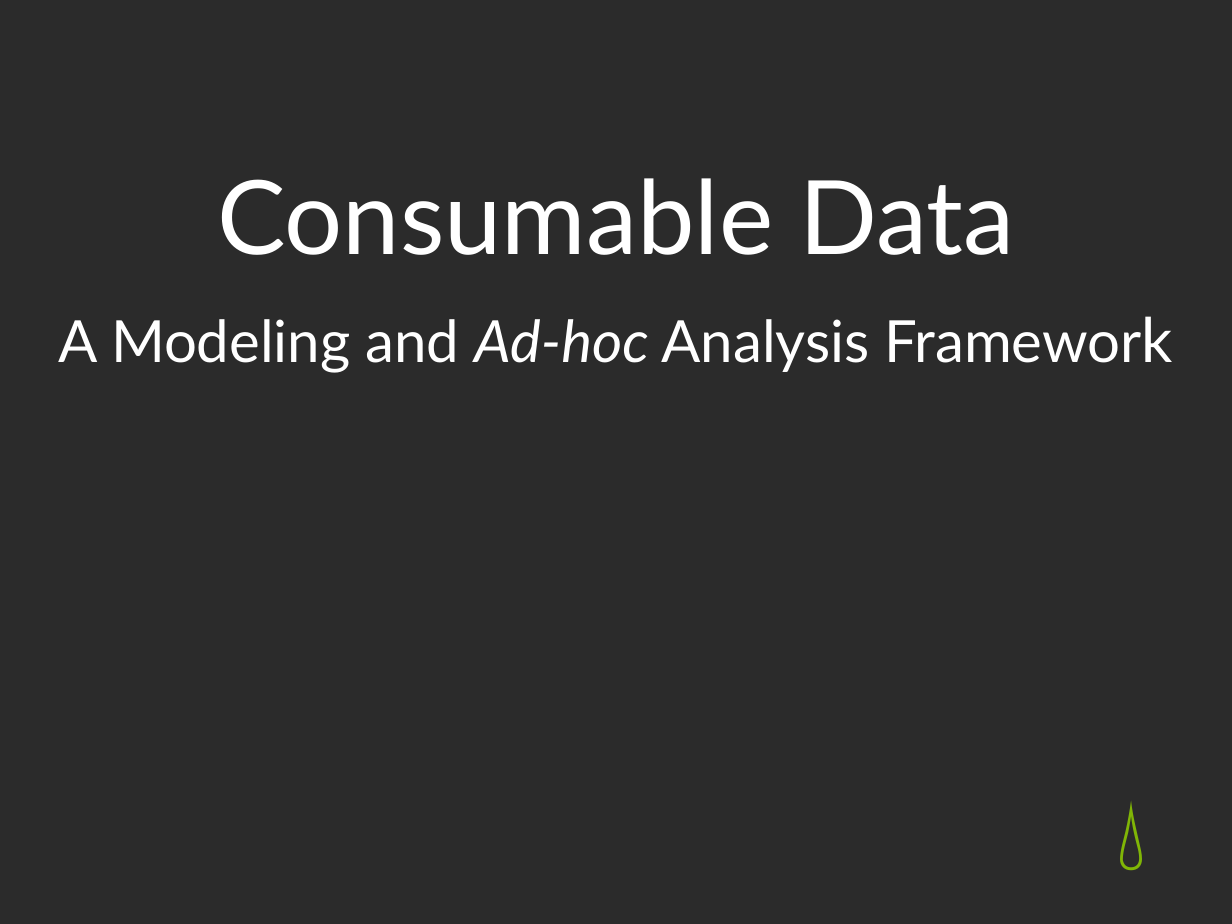
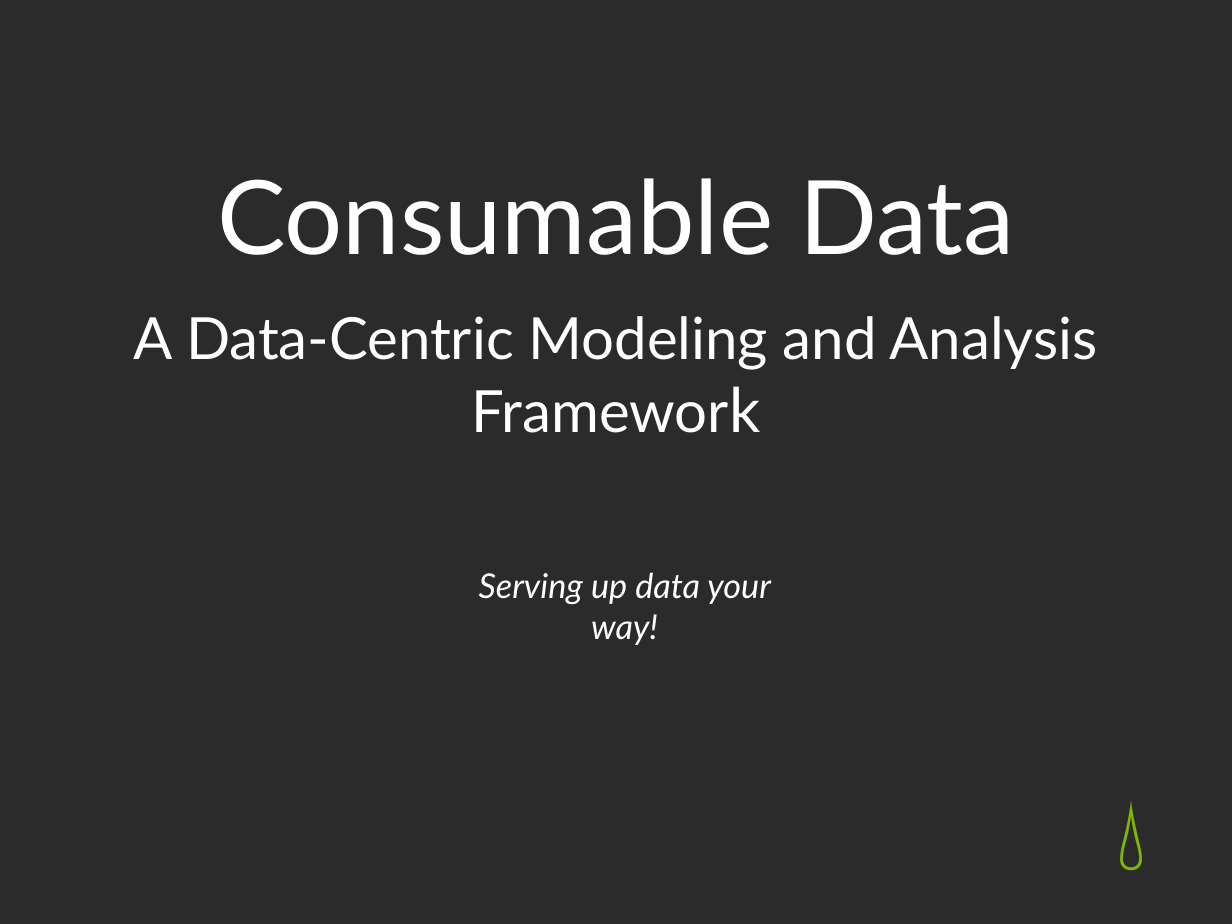
Before and after one commit to cdswindell/tms, a slide deck: slide 1 of doc/TMS Overview.pptx. Drawn at 1232x924 pixels with LibreOffice and Linux fonts; fonts in the diff are those of the drawing; background and template pictures are left out; a plain dark background stands for a picture behind light text. Boxes give left, top, right and bottom in pixels: in the first picture for what was removed or moved away, otherwise in the second. Text is boxed around its words. In the diff, an @@ line names an element or a change of style, - is before the commit and + after.

```diff
--- a/doc/TMS Overview.pptx
+++ b/doc/TMS Overview.pptx
@@ subtitle at bbox=[134, 316, 1098, 370]: text changed @@
-A Modeling and Ad-hoc Analysis Framework
+A Data-Centric Modeling and Analysis Framework
@@ text added at bbox=[479, 572, 771, 645], 20 pt, text #FFFFFF, italic @@
+Serving up data your way!
```
Also in this commit, not shown: 2 other slides changed, 5 other files.
